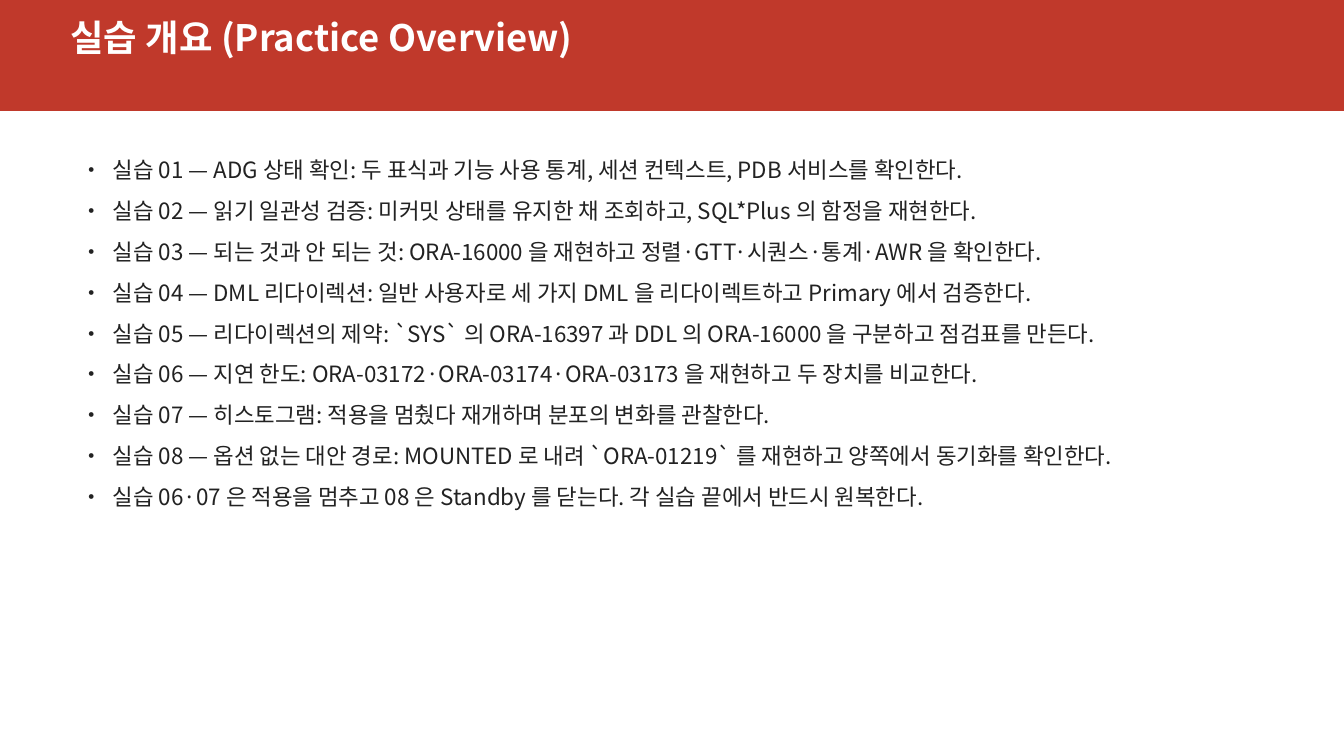
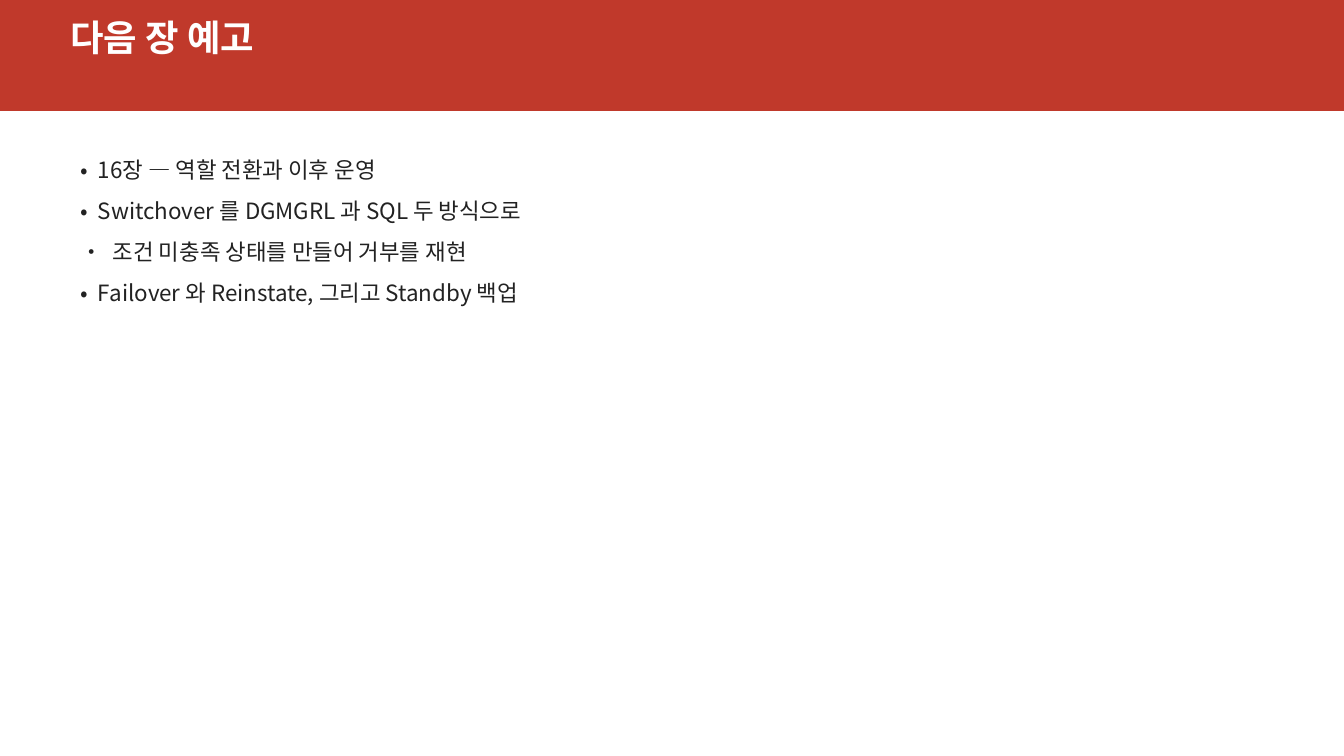
Before and after one commit to elpisk/OracleManual, a slide deck: slide 44 of ADG/15장/15장_V뷰기반모니터링과문제해결.pptx (slide 38 before the commit). Drawn at 1344x756 pixels with LibreOffice and Linux fonts; fonts in the diff are those of the drawing. Boxes give left, top, right and bottom in pixels: in the first picture for what was removed or moved away, otherwise in the second. Text is boxed around its words. In the diff, an @@ line names an element or a change of style, - is before the commit and + after.

```diff
--- a/ADG/15장/15장_V뷰기반모니터링과문제해결.pptx
+++ b/ADG/15장/15장_V뷰기반모니터링과문제해결.pptx
@@ text at bbox=[70, 20, 254, 55]: text changed @@
-실습 개요 (Practice Overview)
+다음 장 예고
@@ text at bbox=[98, 159, 521, 306]: text changed @@
-• 실습 01 — ADG 상태 확인: 두 표식과 기능 사용 통계, 세션 컨텍스트, PDB 서비스를 확인한다.
-• 실습 02 — 읽기 일관성 검증: 미커밋 상태를 유지한 채 조회하고, SQL*Plus 의 함정을 재현한다.
-• 실습 03 — 되는 것과 안 되는 것: ORA-16000 을 재현하고 정렬·GTT·시퀀스·통계·AWR 을 확인한다.
-• 실습 04 — DML 리다이렉션: 일반 사용자로 세 가지 DML 을 리다이렉트하고 Primary 에서 검증한다.
-• 실습 05 — 리다이렉션의 제약: `SYS` 의 ORA-16397 과 DDL 의 ORA-16000 을 구분하고 점검표를 만든다.
-• 실습 06 — 지연 한도: ORA-03172·ORA-03174·ORA-03173 을 재현하고 두 장치를 비교한다.
-• 실습 07 — 히스토그램: 적용을 멈췄다 재개하며 분포의 변화를 관찰한다.
-• 실습 08 — 옵션 없는 대안 경로: MOUNTED 로 내려 `ORA-01219` 를 재현하고 양쪽에서 동기화를 확인한다.
-• 실습 06·07 은 적용을 멈추고 08 은 Standby 를 닫는다. 각 실습 끝에서 반드시 원복한다.
+• 16장 — 역할 전환과 이후 운영
+• Switchover 를 DGMGRL 과 SQL 두 방식으로
+• 조건 미충족 상태를 만들어 거부를 재현
+• Failover 와 Reinstate, 그리고 Standby 백업
```
Also in this commit, not shown: 11 other slides changed, 32 slides added, 26 slides removed, 5 other files.
